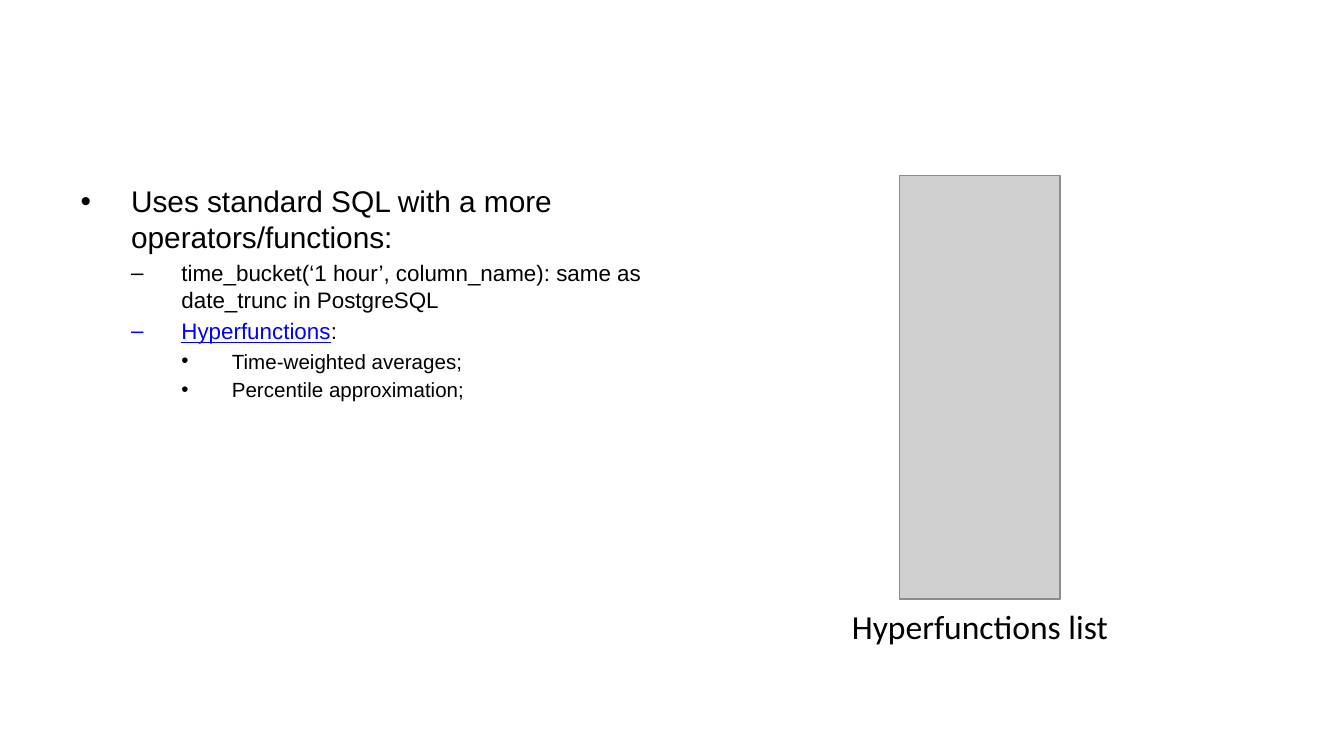
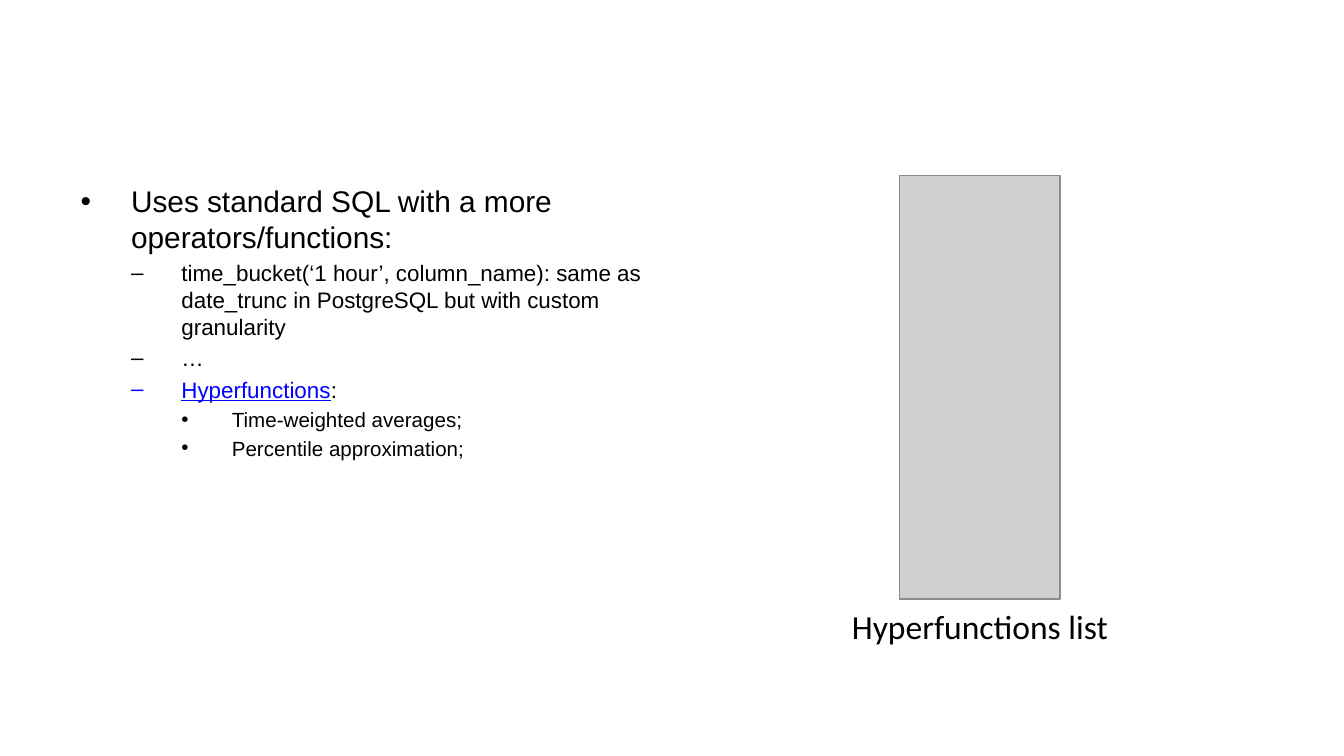
Before and after one commit to ManuelePasini/slides-markdown, a slide deck: slide 37 of digital_twins.pptx. Drawn at 1344x756 pixels with LibreOffice and Linux fonts; fonts in the diff are those of the drawing; grey boxes stand for pictures. Boxes give left, top, right and bottom in pixels: in the first picture for what was removed or moved away, otherwise in the second. Text is boxed around its words. In the diff, an @@ line names an element or a change of style, - is before the commit and + after.

```diff
--- a/digital_twins.pptx
+++ b/digital_twins.pptx
@@ text at [181, 264, 641, 340]: text changed @@
-  – time_bucket(‘1 hour’, column_name): same as date_trunc in PostgreSQL
+  – time_bucket(‘1 hour’, column_name): same as date_trunc in PostgreSQL but with custom granularity
+  – …
```
Also in this commit, not shown: 6 other files.
